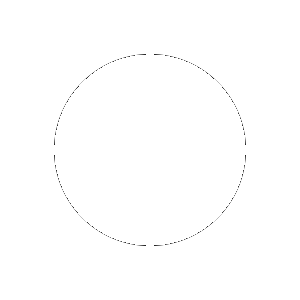
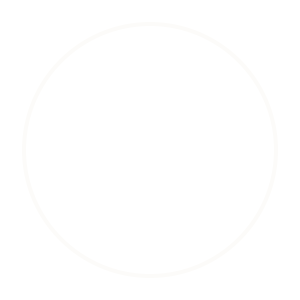
Layered file, before and after one edit (300 × 300). Changes by layer:
added layer "Ellipse 1" above "Ellipse 1 copy" over left=22, top=22, right=278, bottom=278
hid "Ellipse 1 copy" over left=22, top=22, right=278, bottom=278
